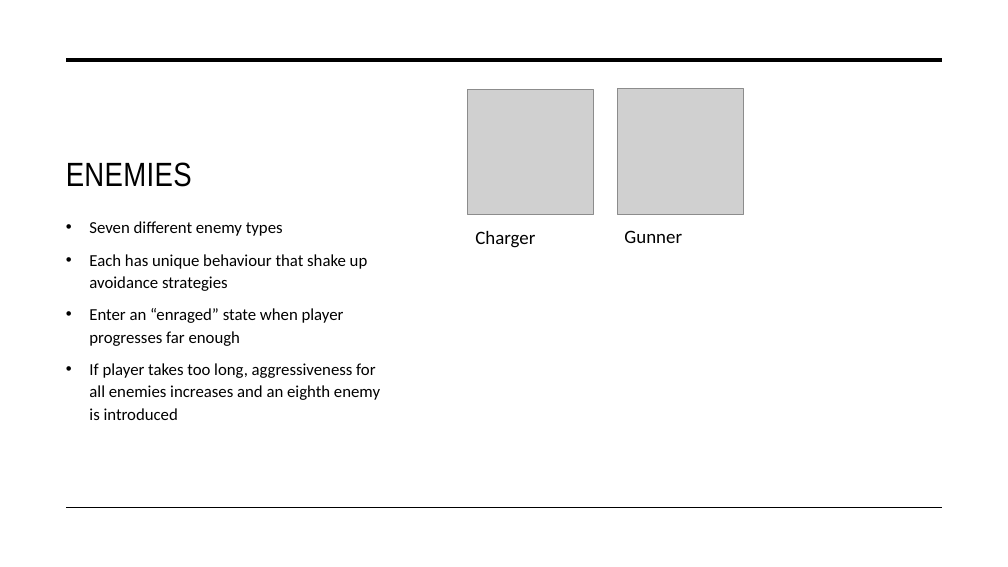
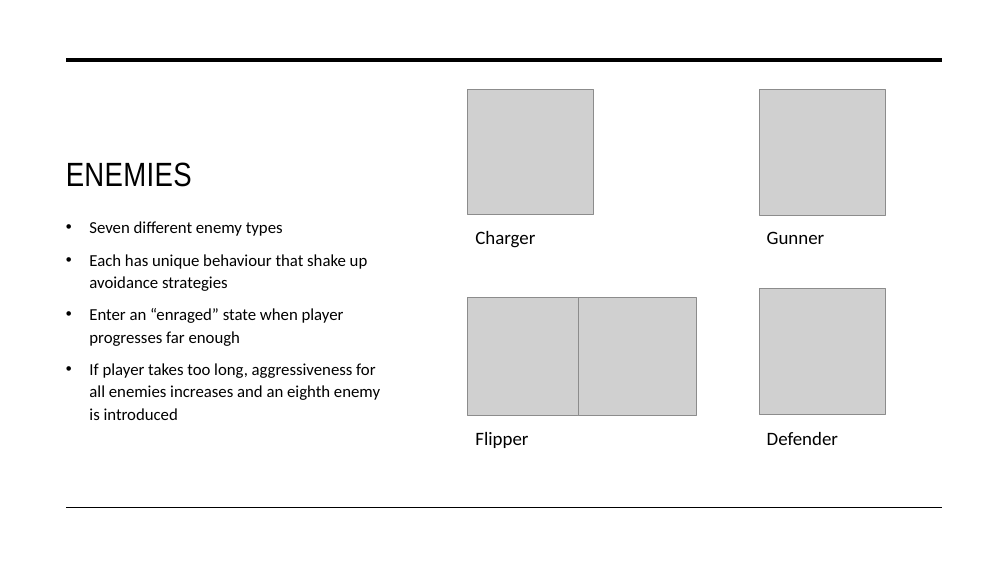
Before and after one commit to Nick-DeLuca-01/DecaCube, a slide deck: slide 5 of Documents/Deca-Cube Pitch.pptx. Drawn at 1008x567 pixels with LibreOffice and Linux fonts; fonts in the diff are those of the drawing; grey boxes stand for pictures. Boxes give left, top, right and bottom in pixels: in the first picture for what was removed or moved away, otherwise in the second. Text is boxed around its words. In the diff, an @@ line names an element or a change of style, - is before the commit and + after.

```diff
--- a/Documents/Deca-Cube Pitch.pptx
+++ b/Documents/Deca-Cube Pitch.pptx
@@ picture: place and size @@
-picture at (617,88,743,215)
+picture at (759,89,885,216)
@@ text "Gunner": place and size @@
-text "Gunner" at (624,230,682,243)
+text "Gunner" at (767,231,825,244)
@@ picture added at (468,297,587,416) @@
@@ picture added at (578,297,696,416) @@
@@ picture added at (759,289,885,415) @@
@@ text added at (475,432,528,448), 18 pt, text #000000 @@
+Flipper
@@ text added at (767,432,838,445), 18 pt, text #000000 @@
+Defender
```
Also in this commit, not shown: 26 other files.
